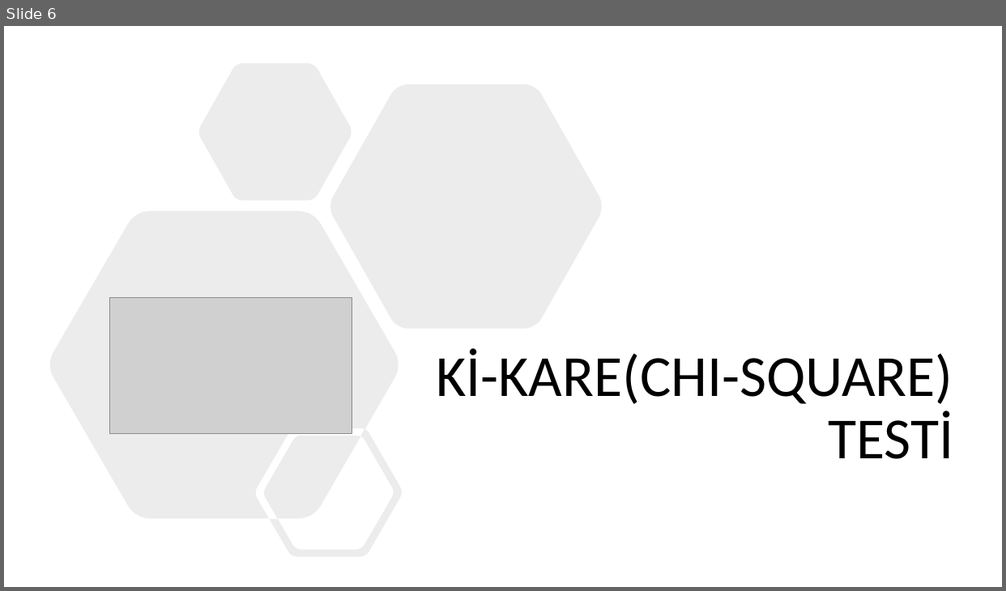
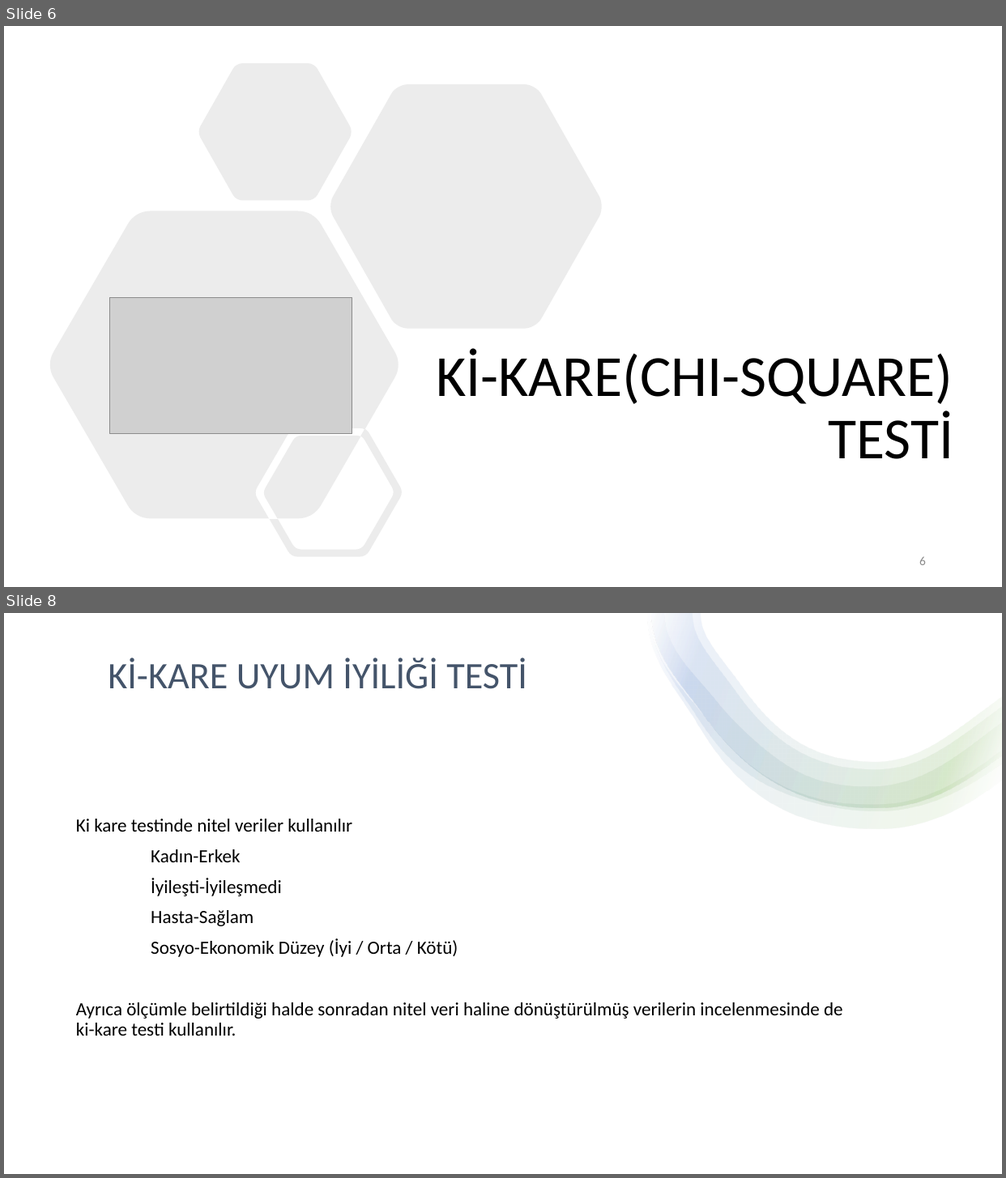
Before and after one commit to chnmzrkgithub/seminer, a slide deck: cihan.pptx. Shown one above the other, each under a label of ours: slide 6 before the commit, slides 6 and 8 after it; the slides between them are not shown. The pictures are 1006x591 and 1006x1178 pixels, drawn with LibreOffice and Linux fonts; fonts in the diff are those of the drawing; grey boxes stand for pictures. Boxes give left, top, right and bottom in pixels: in the first picture for what was removed or moved away, otherwise in the second. Text is boxed around its words. In the diff, an @@ line names an element or a change of style, - is before the commit and + after.

```diff
--- a/cihan.pptx
+++ b/cihan.pptx
@@ slide 8 added at bbox=[4, 613, 1002, 1174], background #FFFFFF @@
@@ group added at bbox=[648, 613, 1002, 829]: 4 freeform shapes @@
@@ text added at bbox=[108, 658, 527, 689], 36 pt, text #44546A @@
+Kİ-KARE UYUM İYİLİĞİ TESTİ
@@ text added at bbox=[76, 819, 843, 1036], 18 pt, text #000000 @@
+Ki kare testinde nitel veriler kullanılır
+Kadın-Erkek
+İyileşti-İyileşmedi
+Hasta-Sağlam
+Sosyo-Ekonomik Düzey (İyi / Orta / Kötü)
+Ayrıca ölçümle belirtildiği halde sonradan nitel veri haline dönüştürülmüş verilerin incelenmesinde de ki-kare testi kullanılır.
@@ slide 6 changed as well @@
@@ page number added at bbox=[919, 557, 926, 565], 12 pt, text #8C8C8C @@
+6
```
Also in this commit, not shown: 10 other slides changed, 1 other slide added, 1 slide removed, 2 other files.
